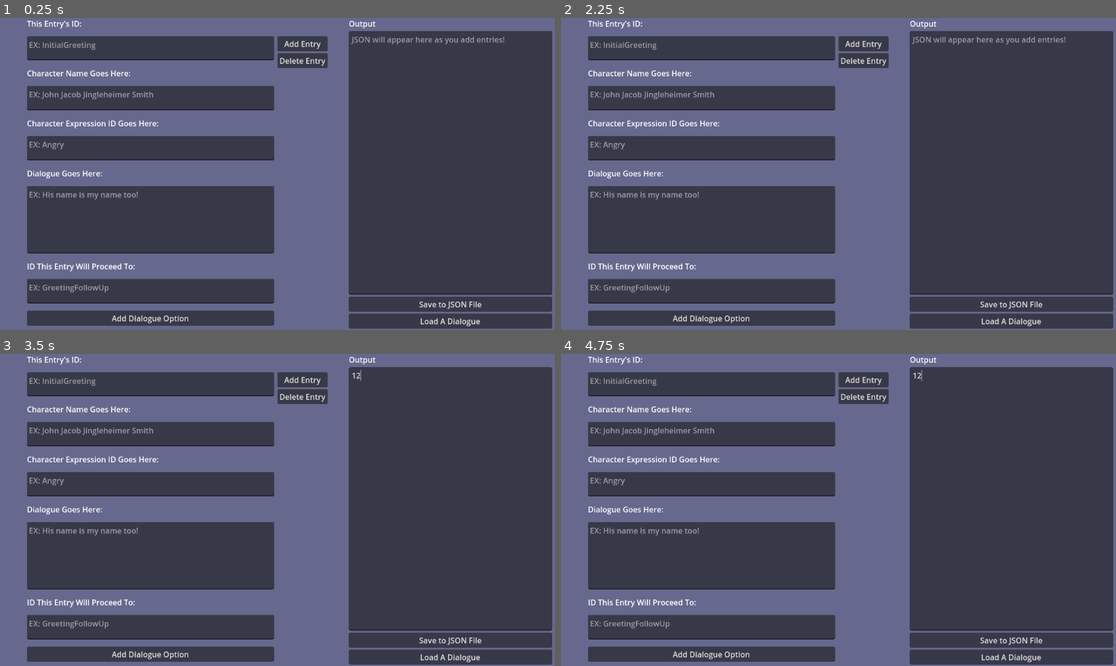
Above: before the commit, frames 1-4 (two rows, left to right).
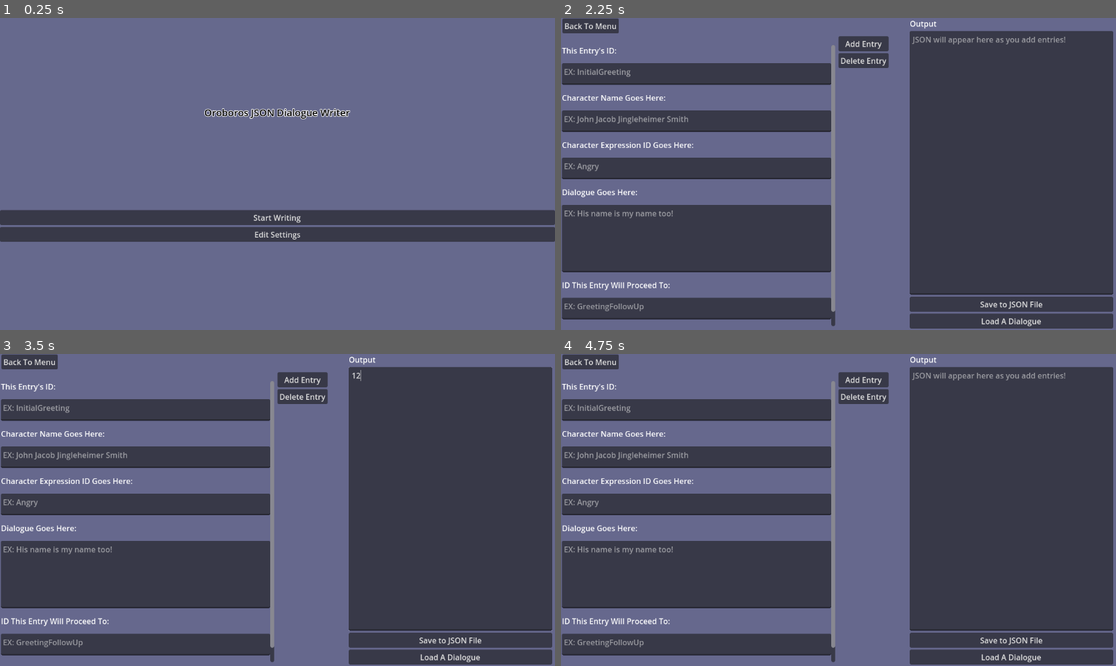
Above: after the commit, the same moments.

Repository: RyanGowan/DialogueWriterFOSS
Game: Godot game, scene res://Scenes/MainMenu.tscn
Two runs of this game, one before a commit and one after it. Both use one fixed random seed, a clock stepped at 60 frames per second and the inputs below. Before the commit the project starts from res://Scenes/MainScene.tscn.
Inputs (mouse positions are in pixels of both pictures, inside the frame that each line leads up to):
- Up to frame 1 (0.25 s): no input
- Up to frame 2 (2.25 s): click (838, 233) at 0.5 s, where only the run after the commit has a clickable "Edit Settings"; click (588, 27) at 1.25 s, where only the run after the commit has a clickable "Back To Menu"; click (838, 217) at 2 s, where only the run after the commit has a clickable "Start Writing"
- Up to frame 3 (3.5 s): click (449, 497) at 2.77 s; type "12" at 2.85 s
- Up to frame 4 (4.75 s): click (588, 363) at 3.5 s, where only the run after the commit has a clickable "Back To Menu"; click (838, 553) at 4.25 s, where only the run after the commit has a clickable "Start Writing"

The runs differ from the first frame. In frame 1, 57% of the frame differs, in the area x 0-100%, y 0-100%; in frame 2, 32%; in frame 3, 32%; in frame 4, 32%.

Commit message:
Added settings menu and main menu
Added main menu
Added settings menu
Added settings toggles
Made writer tool adapt to current settings options

Diff:
--- /dev/null
+++ b/Scenes/BackButton.tscn
@@ -0,0 +1,9 @@
+[gd_scene load_steps=2 format=3 uid="uid://b7bqic52om3ph"]
+
+[ext_resource type="Script" path="res://Scripts/BackButton.gd" id="1_pogdn"]
+
+[node name="Back" type="Button"]
+offset_right = 8.0
+offset_bottom = 8.0
+text = "Back To Menu"
+script = ExtResource("1_pogdn")
--- /dev/null
+++ b/Scenes/MainMenu.tscn
@@ -0,0 +1,62 @@
+[gd_scene load_steps=2 format=3 uid="uid://uuvdppnbcv0e"]
+
+[ext_resource type="Script" path="res://Scripts/MainMenu.gd" id="1_4beok"]
+
+[node name="MainMenu" type="Control"]
+layout_mode = 3
+anchors_preset = 15
+anchor_right = 1.0
+anchor_bottom = 1.0
+grow_horizontal = 2
+grow_vertical = 2
+script = ExtResource("1_4beok")
+
+[node name="Background" type="ColorRect" parent="."]
+layout_mode = 1
+anchors_preset = 15
+anchor_right = 1.0
+anchor_bottom = 1.0
+grow_horizontal = 2
+grow_vertical = 2
+color = Color(0.4, 0.411765, 0.552941, 1)
+
+[node name="VBoxContainer" type="VBoxContainer" parent="Background"]
+layout_mode = 1
+anchors_preset = 15
+anchor_right = 1.0
+anchor_bottom = 1.0
+grow_horizontal = 2
+grow_vertical = 2
+
+[node name="SpacingContainer" type="HBoxContainer" parent="Background/VBoxContainer"]
+custom_minimum_size = Vector2(0, 150)
+layout_mode = 2
+size_flags_vertical = 3
+
+[node name="Label" type="Label" parent="Background/VBoxContainer"]
+custom_minimum_size = Vector2(0, 30)
+layout_mode = 2
+theme_override_colors/font_color = Color(0, 0, 0, 1)
+theme_override_colors/font_outline_color = Color(1, 1, 1, 1)
+theme_override_constants/outline_size = 5
+theme_override_font_sizes/font_size = 20
+text = "Oroboros JSON Dialogue Writer"
+horizontal_alignment = 1
+
+[node name="SpacingContainer2" type="HBoxContainer" parent="Background/VBoxContainer"]
+custom_minimum_size = Vector2(0, 150)
+layout_mode = 2
+size_flags_vertical = 3
+
+[node name="Start" type="Button" parent="Background/VBoxContainer"]
+layout_mode = 2
+text = "Start Writing"
+
+[node name="Settings" type="Button" parent="Background/VBoxContainer"]
+layout_mode = 2
+text = "Edit Settings"
+
+[node name="SpacingContainer3" type="HBoxContainer" parent="Background/VBoxContainer"]
+custom_minimum_size = Vector2(0, 150)
+layout_mode = 2
+size_flags_vertical = 3
--- /dev/null
+++ b/Scenes/SettingsMenu.tscn
@@ -0,0 +1,73 @@
+[gd_scene load_steps=3 format=3 uid="uid://crde8jifoh1kd"]
+
+[ext_resource type="PackedScene" uid="uid://b7bqic52om3ph" path="res://Scenes/BackButton.tscn" id="1_nanrd"]
+[ext_resource type="PackedScene" uid="uid://x3dl6srtnvao" path="res://Scenes/ToggleSetting.tscn" id="2_oxl1t"]
+
+[node name="SettingsMenu" type="Control"]
+layout_mode = 3
+anchors_preset = 15
+anchor_right = 1.0
+anchor_bottom = 1.0
+grow_horizontal = 2
+grow_vertical = 2
+
+[node name="Background" type="ColorRect" parent="."]
+layout_mode = 1
+anchors_preset = 15
+anchor_right = 1.0
+anchor_bottom = 1.0
+grow_horizontal = 2
+grow_vertical = 2
+color = Color(0.4, 0.411765, 0.552941, 1)
+
+[node name="Back" parent="Background" instance=ExtResource("1_nanrd")]
+layout_mode = 1
+anchors_preset = -1
+anchor_right = 0.103
+anchor_bottom = 0.049
+offset_left = 2.0
+offset_top = 1.0
+offset_right = 0.343994
+offset_bottom = 0.247999
+
+[node name="ScrollContainer" type="ScrollContainer" parent="Background"]
+layout_mode = 1
+anchors_preset = -1
+anchor_left = 0.106
+anchor_top = 0.06
+anchor_right = 1.0
+anchor_bottom = 1.0
+offset_left = -0.112007
+offset_top = 0.119999
+offset_right = 2.0
+offset_bottom = 2.0
+grow_horizontal = 2
+grow_vertical = 2
+
+[node name="VBoxContainer" type="VBoxContainer" parent="Background/ScrollContainer"]
+custom_minimum_size = Vector2(200, 0)
+layout_mode = 2
+
+[node name="DialogueOptions" parent="Background/ScrollContainer/VBoxContainer" instance=ExtResource("2_oxl1t")]
+custom_minimum_size = Vector2(0, 40)
+layout_mode = 2
+settingName = "Dialogue Options:"
+settingVariableName = "dialogueOptionsEnabled"
+
+[node name="NameOptions2" parent="Background/ScrollContainer/VBoxContainer" instance=ExtResource("2_oxl1t")]
+custom_minimum_size = Vector2(0, 40)
+layout_mode = 2
+settingName = "Name Field:"
+settingVariableName = "namesEnabled"
+
+[node name="AlignmentOptions3" parent="Background/ScrollContainer/VBoxContainer" instance=ExtResource("2_oxl1t")]
+custom_minimum_size = Vector2(0, 40)
+layout_mode = 2
+settingName = "Alignment:"
+settingVariableName = "alignmentEnabled"
+
+[node name="DialogueOptions4" parent="Background/ScrollContainer/VBoxContainer" instance=ExtResource("2_oxl1t")]
+custom_minimum_size = Vector2(0, 40)
+layout_mode = 2
+settingName = "Code Editor:"
+settingVariableName = "codeEditorEnabled"
--- /dev/null
+++ b/Scenes/ToggleSetting.tscn
@@ -0,0 +1,32 @@
+[gd_scene load_steps=2 format=3 uid="uid://x3dl6srtnvao"]
+
+[ext_resource type="Script" path="res://Scripts/ToggleSetting.gd" id="1_e3rp2"]
+
+[node name="ToggleSetting" type="ColorRect"]
+anchors_preset = -1
+anchor_right = 0.183
+anchor_bottom = 0.063
+offset_right = 0.18399
+offset_bottom = 0.175999
+color = Color(0.4, 0.411765, 0.552941, 1)
+script = ExtResource("1_e3rp2")
+
+[node name="Label" type="Label" parent="."]
+layout_mode = 1
+anchors_preset = -1
+anchor_right = 0.393
+anchor_bottom = 0.976
+offset_right = 3.077
+offset_bottom = -0.0160027
+text = "Default:"
+vertical_alignment = 1
+
+[node name="CheckBox" type="CheckBox" parent="."]
+layout_mode = 1
+anchors_preset = -1
+anchor_left = 0.882
+anchor_right = 0.995
+anchor_bottom = 1.024
+offset_left = -0.102005
+offset_right = 0.0549927
+offset_bottom = 0.0159988
--- a/Scenes/MainScene.tscn
+++ b/Scenes/Writer.tscn
@@ -1,6 +1,7 @@
-[gd_scene load_steps=2 format=3 uid="uid://cb6x21y04q6ad"]
+[gd_scene load_steps=3 format=3 uid="uid://cb6x21y04q6ad"]
 
-[ext_resource type="Script" path="res://Scripts/InputToJSON.gd" id="1_u3i34"]
+[ext_resource type="Script" path="res://Scripts/InputToJSON.gd" id="1_6677j"]
+[ext_resource type="PackedScene" uid="uid://b7bqic52om3ph" path="res://Scenes/BackButton.tscn" id="2_p6jn3"]
 
 [node name="Main" type="Control"]
 layout_mode = 3
@@ -20,15 +21,27 @@
 grow_vertical = 2
 color = Color(0.399494, 0.409995, 0.554444, 1)
 
+[node name="Back" parent="Background" instance=ExtResource("2_p6jn3")]
+layout_mode = 1
+anchors_preset = -1
+anchor_right = 0.104
+anchor_bottom = 0.049
+offset_left = 3.0
+offset_top = 1.0
+offset_right = 0.192001
+offset_bottom = 0.247999
+
 [node name="InputScroll" type="ScrollContainer" parent="Background"]
 layout_mode = 1
 anchors_preset = -1
-anchor_left = 0.049
+anchor_left = 0.002
+anchor_top = 0.086
 anchor_right = 0.49
-anchor_bottom = 0.986
-offset_left = -0.448002
+anchor_bottom = 0.988
+offset_left = -0.304
+offset_top = 0.271999
 offset_right = 4.52002
-offset_bottom = 1.07196
+offset_bottom = -0.223999
 horizontal_scroll_mode = 0
 
 [node name="InputContainer" type="VBoxContainer" parent="Background/InputScroll"]
--- /dev/null
+++ b/Scripts/BackButton.gd
@@ -0,0 +1,11 @@
+extends Button
+
+var mainMenuPath = "res://Scenes/MainMenu.tscn";
+
+func _ready():
+	button_down.connect(ReturnToMenu);
+	pass;
+
+func ReturnToMenu() -> void:
+	get_tree().change_scene_to_file(mainMenuPath);
+	pass;
--- /dev/null
+++ b/Scripts/MainMenu.gd
@@ -0,0 +1,21 @@
+extends Control
+
+#hard coding scene paths to change to kinda sucks, but the app is small enough so this shcould be acceptable
+var writerScenePath = "res://Scenes/Writer.tscn";
+var settingsScenePath = "res://Scenes/SettingsMenu.tscn";
+
+@onready var startBtn = $Background/VBoxContainer/Start;
+@onready var settingsBtn = $Background/VBoxContainer/Settings;
+
+func _ready():
+	startBtn.button_down.connect(GoToWriter);
+	settingsBtn.button_down.connect(GoToSettings);
+	pass;
+
+func GoToWriter() -> void:
+	get_tree().change_scene_to_file(writerScenePath);
+	pass;
+
+func GoToSettings() -> void:
+	get_tree().change_scene_to_file(settingsScenePath);
+	pass;
--- /dev/null
+++ b/Scripts/ToggleSetting.gd
@@ -0,0 +1,20 @@
+extends Control
+
+@export var settingName = "Default";
+@export var settingVariableName = "";
+
+@onready var settingToggle = $CheckBox;
+@onready var settingLabel = $Label;
+
+func _ready():
+	settingLabel.text = settingName;
+	settingToggle.button_pressed = GetCurrentSettingValue();
+	settingToggle.toggled.connect(SetCurrentSettingValue);
+	pass;
+
+func GetCurrentSettingValue() -> bool:
+	return Settings.get(settingVariableName);
+
+func SetCurrentSettingValue(toggleValue) -> void:
+	Settings.set(settingVariableName, toggleValue);
+	pass;
--- a/project.godot
+++ b/project.godot
@@ -11,7 +11,7 @@
 [application]
 
 config/name="DialogueWriter"
-run/main_scene="res://Scenes/MainScene.tscn"
+run/main_scene="res://Scenes/MainMenu.tscn"
 config/features=PackedStringArray("4.2", "Forward Plus")
 config/icon="res://icon.svg"
 
Not shown: 1 places in Scenes/Writer.tscn that only renumber resources
